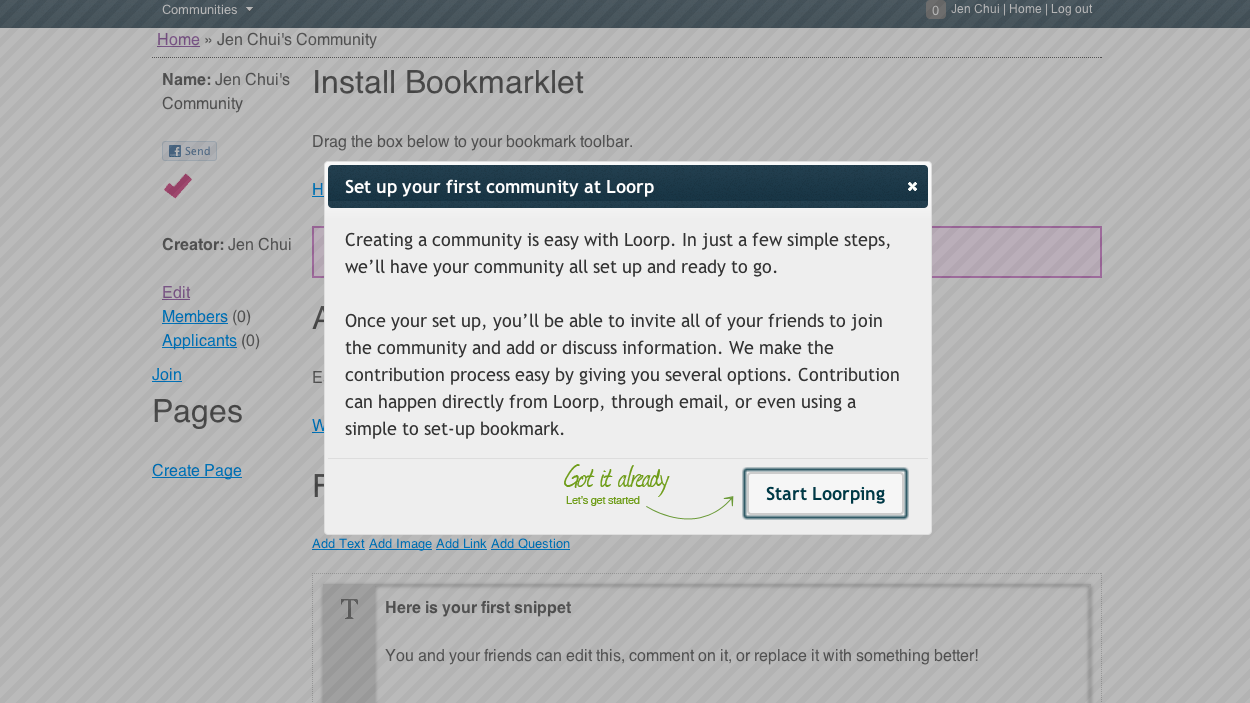
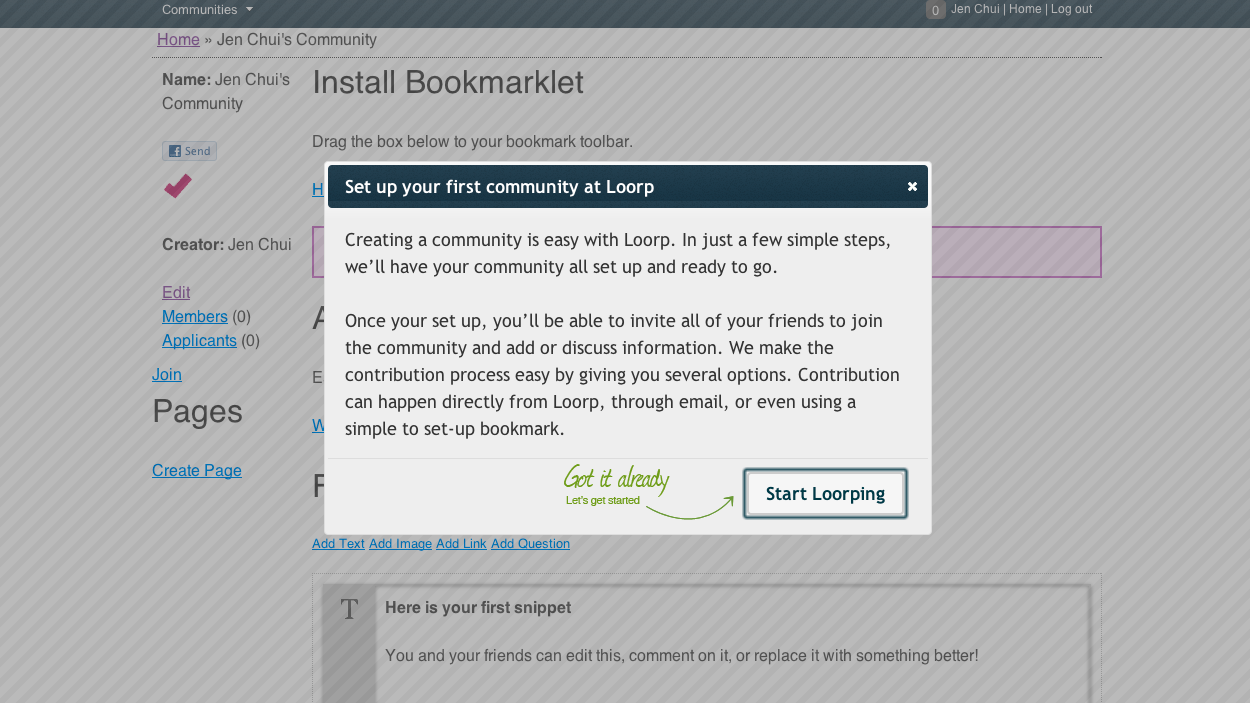
Two versions of the same layered image (1250x703). Layer-by-layer changes:
added layer "arrow copy" above "arrow" over [646, 496, 734, 520]
